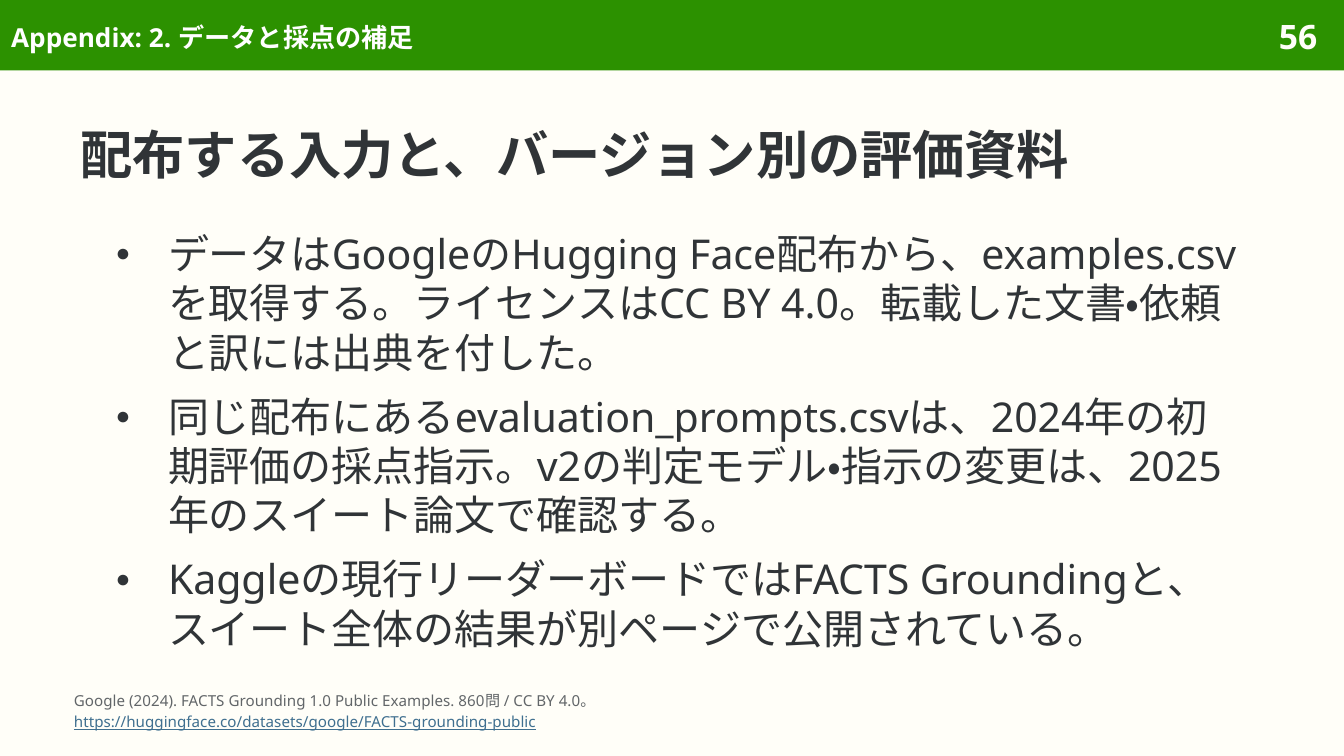
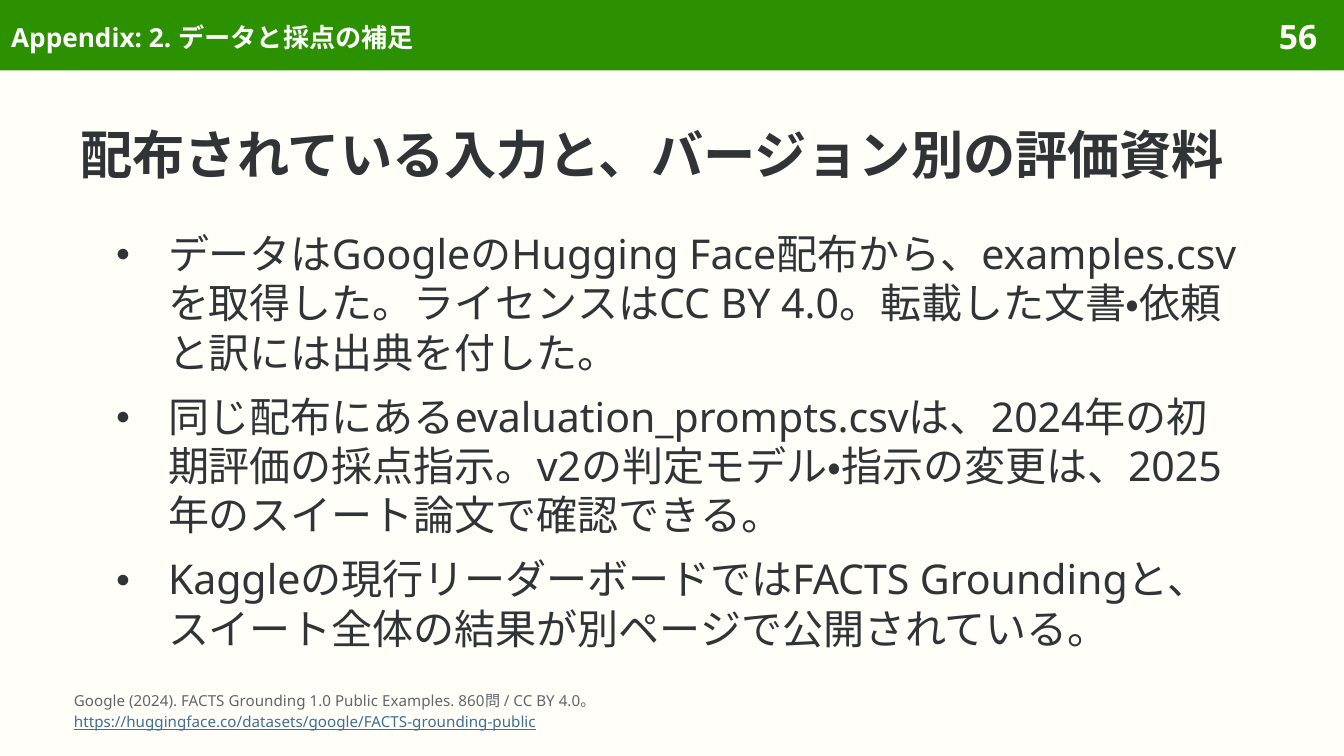
Before and after one commit to sasakiy84/datasets-in-10-minutes, a slide deck: slide 56 of slides/datasets-in-10-minutes-facts-grounding.pptx. Drawn at 1344x756 pixels with LibreOffice and Linux fonts; fonts in the diff are those of the drawing. Boxes give left, top, right and bottom in pixels: in the first picture for what was removed or moved away, otherwise in the second. Text is boxed around its words. In the diff, an @@ line names an element or a change of style, - is before the commit and + after.

```diff
--- a/slides/datasets-in-10-minutes-facts-grounding.pptx
+++ b/slides/datasets-in-10-minutes-facts-grounding.pptx
@@ title at [81,129,1225,179]: text changed @@
-配布する入力と、バージョン別の評価資料
+配布されている入力と、バージョン別の評価資料
@@ text at [168,234,1236,534]: text changed @@
-● データはGoogleのHugging Face配布から、examples.csvを取得する。ライセンスはCC BY 4.0。転載した文書・依頼と訳には出典を付した。
-● 同じ配布にあるevaluation_prompts.csvは、2024年の初期評価の採点指示。v2の判定モデル・指示の変更は、2025年のスイート論文で確認する。
+● データはGoogleのHugging Face配布から、examples.csvを取得した。ライセンスはCC BY 4.0。転載した文書・依頼と訳には出典を付した。
+● 同じ配布にあるevaluation_prompts.csvは、2024年の初期評価の採点指示。v2の判定モデル・指示の変更は、2025年のスイート論文で確認できる。
```
Also in this commit, not shown: 16 other slides changed, 7 other files.
